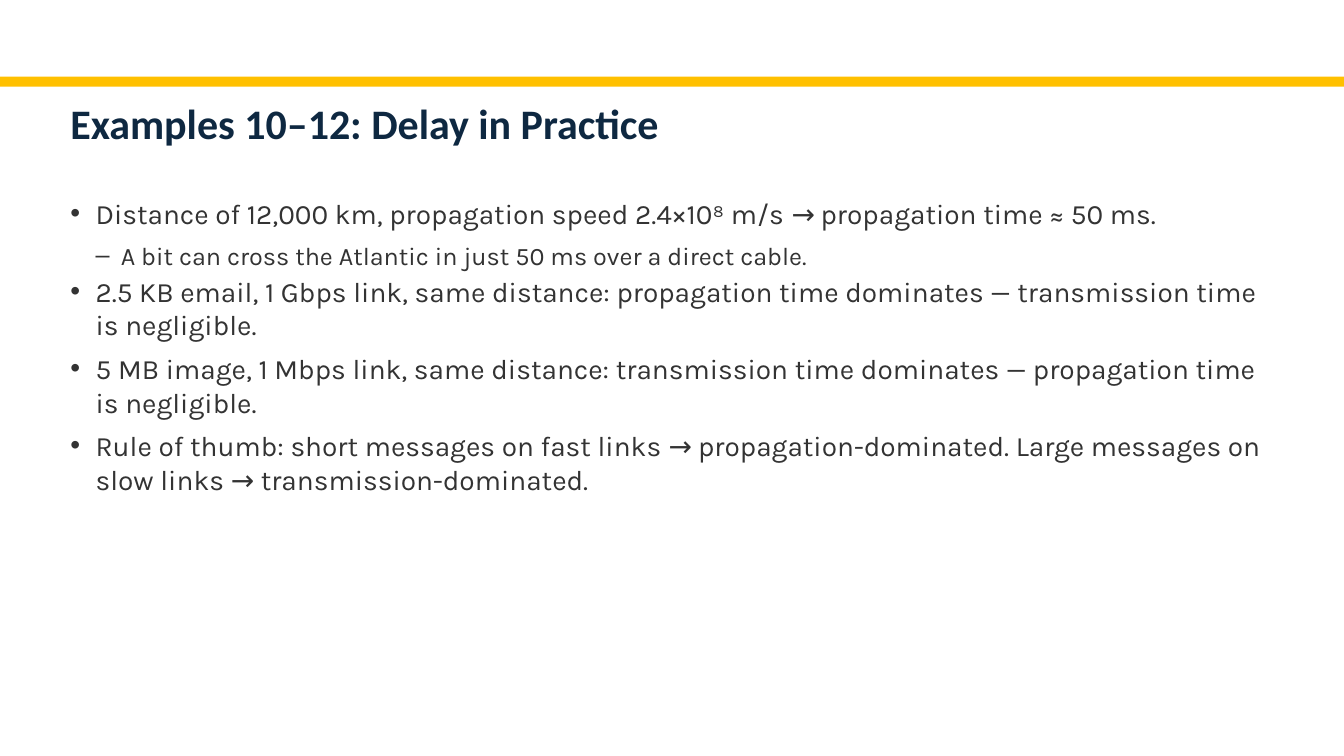
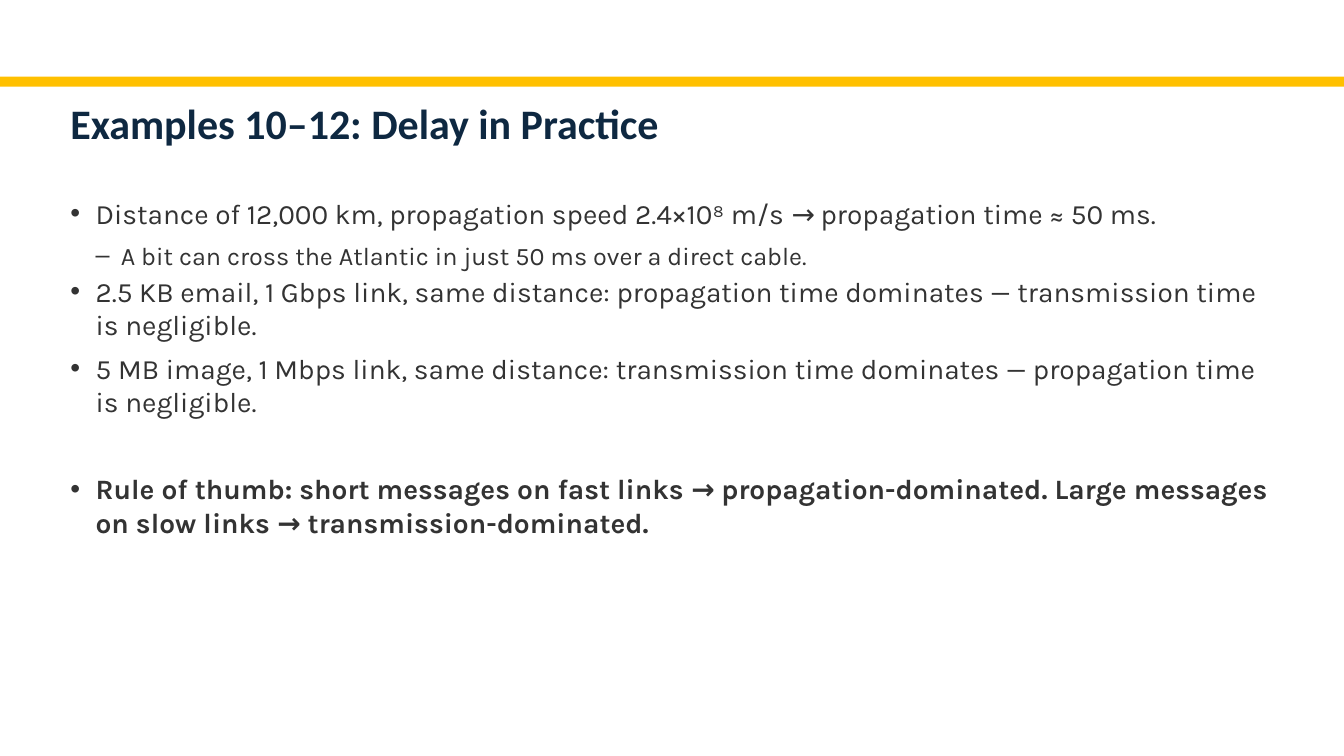
Before and after one commit to AvyuktGupta/clg, a slide deck: slide 15 of CN/Physical Layer.pptx. Drawn at 1344x756 pixels with LibreOffice and Linux fonts; fonts in the diff are those of the drawing; background and template pictures are left out. Boxes give left, top, right and bottom in pixels: in the first picture for what was removed or moved away, otherwise in the second. Text is boxed around its words. In the diff, an @@ line names an element or a change of style, - is before the commit and + after.

```diff
--- a/CN/Physical Layer.pptx
+++ b/CN/Physical Layer.pptx
@@ text at [96, 479, 1267, 534]: bold on in "Rule of thumb: short messages on fast ..." @@
```
Also in this commit, not shown: 2 other slides changed, 10 other files.
